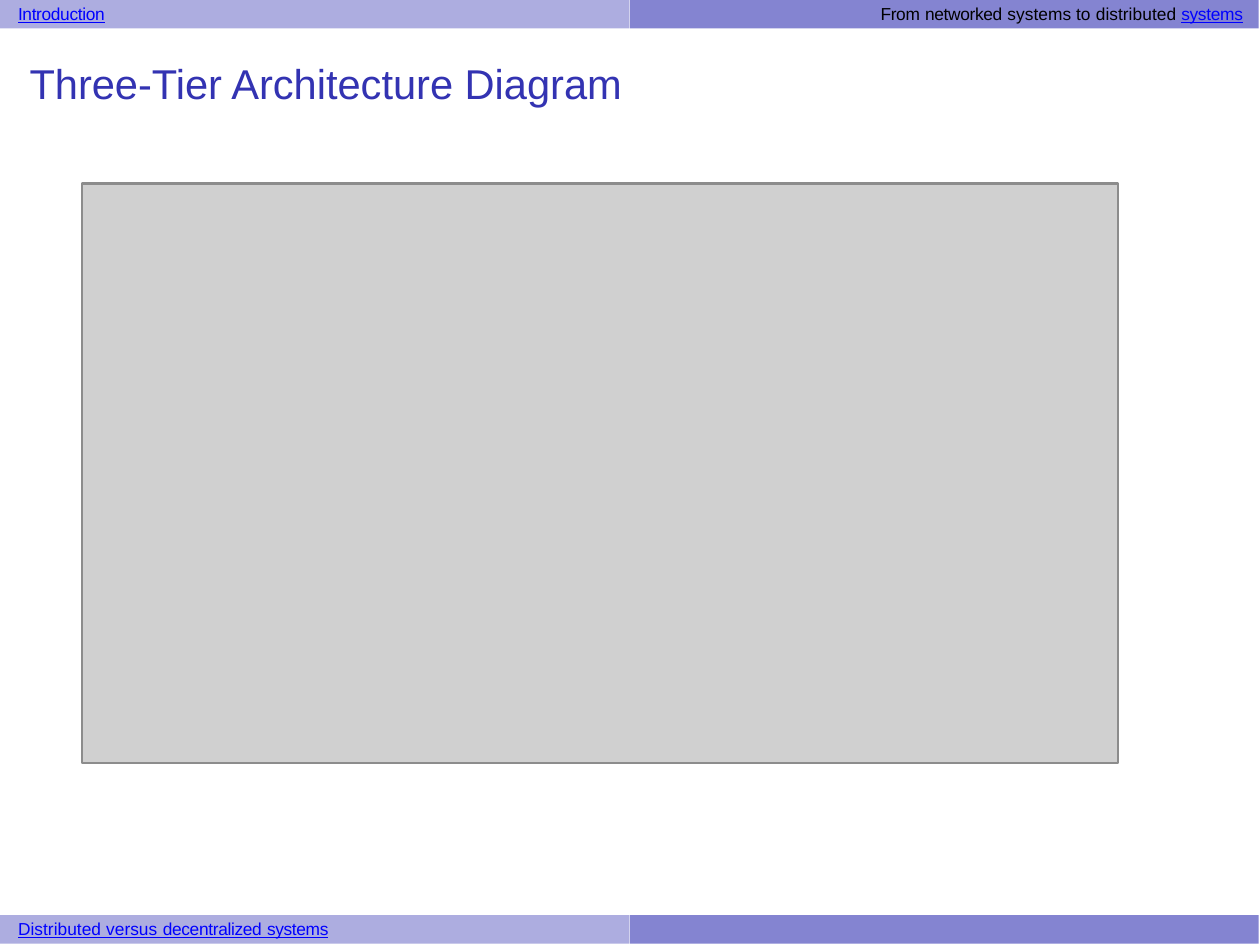
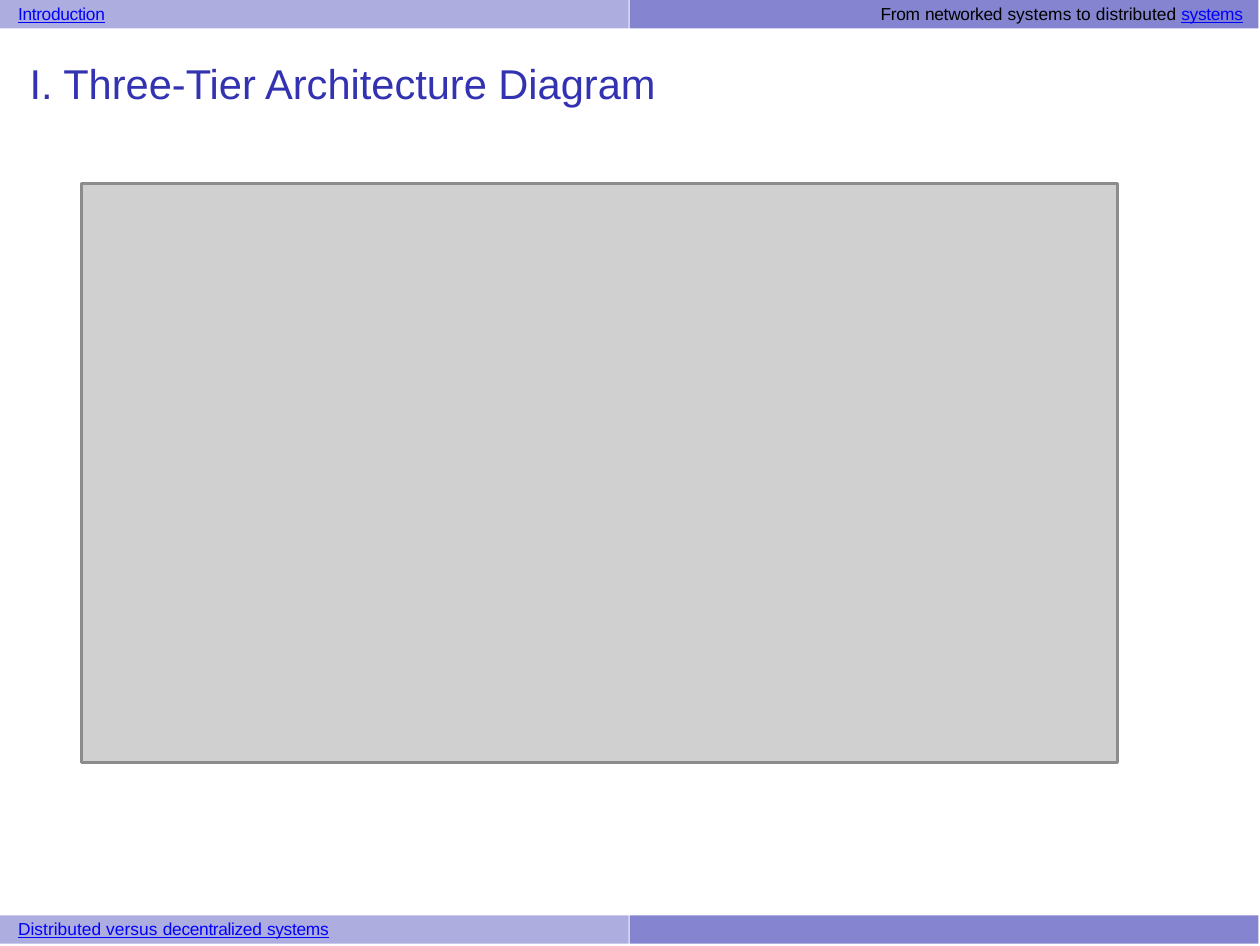
Before and after one commit to UVADS/distributed_computing, a slide deck: slide 2 of 03_dataframes_and_spark_sql/system_architecture_examples.pptx. Drawn at 1260x946 pixels with LibreOffice and Linux fonts; fonts in the diff are those of the drawing; grey boxes stand for pictures. Boxes give left, top, right and bottom in pixels: in the first picture for what was removed or moved away, otherwise in the second. Text is boxed around its words. In the diff, an @@ line names an element or a change of style, - is before the commit and + after.

```diff
--- a/03_dataframes_and_spark_sql/system_architecture_examples.pptx
+++ b/03_dataframes_and_spark_sql/system_architecture_examples.pptx
@@ title at (x1=30, y1=69, x2=655, y2=106): text changed @@
-Three-Tier Architecture Diagram
+I. Three-Tier Architecture Diagram
```
Also in this commit, not shown: 6 other slides changed, 14 slides added.
